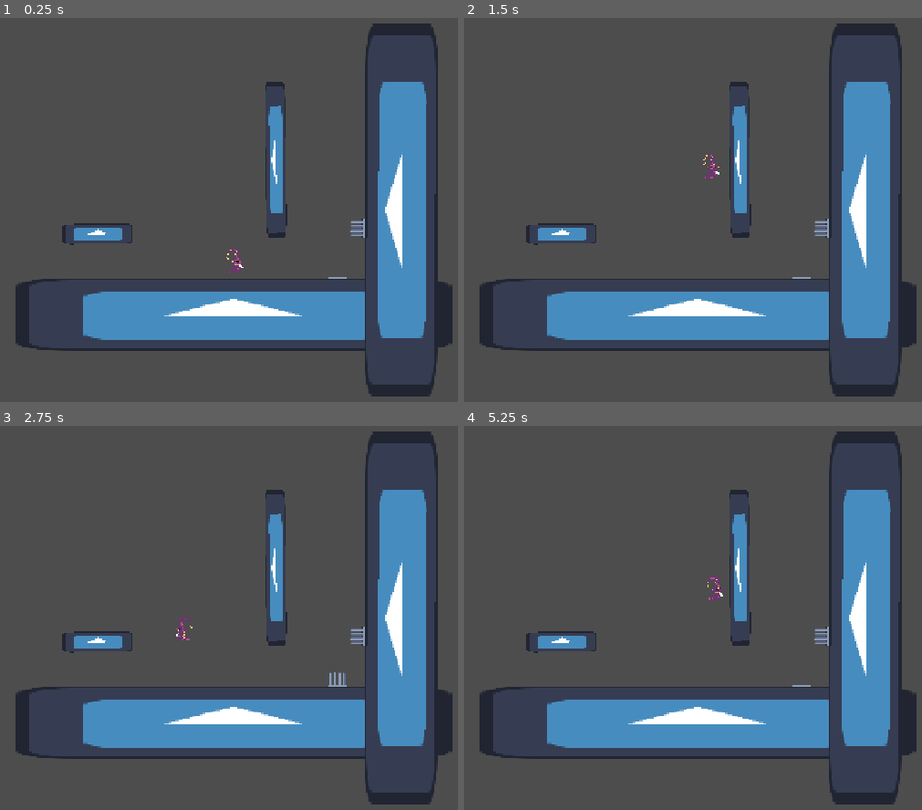
Above: before the commit, frames 1-4 (two rows, left to right).
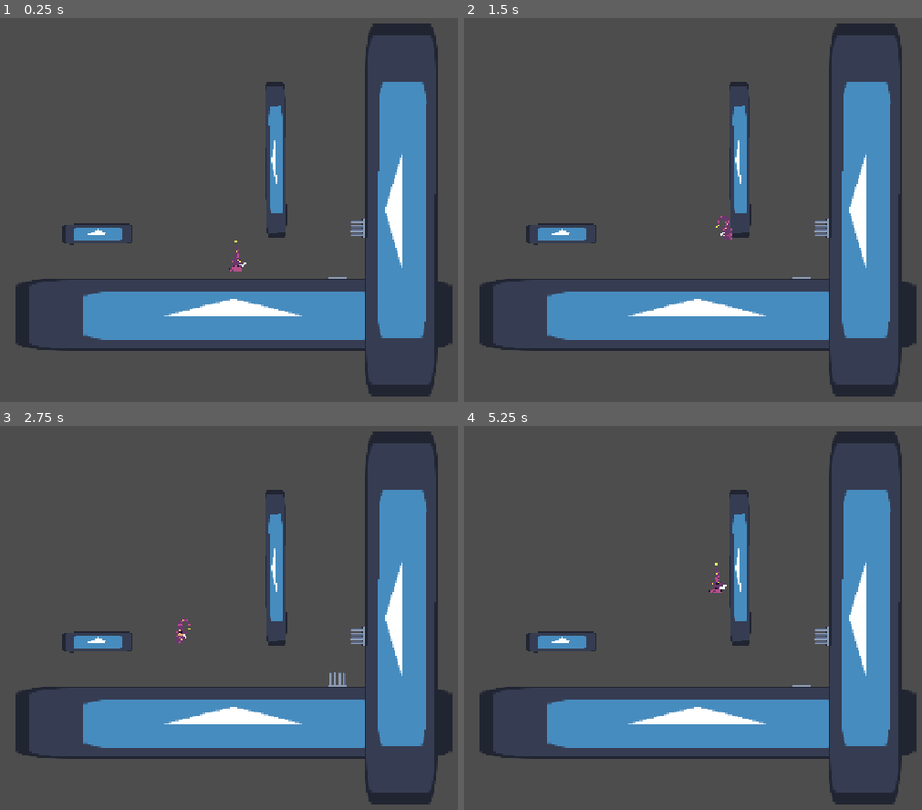
Above: after the commit, the same moments.

Repository: ADKeiber/WizardPlatformGame
Game: Godot game, scene res://scenes/levels/testlevel.tscn
Two runs of this game, one before a commit and one after it. Both use one fixed random seed, a clock stepped at 60 frames per second and the inputs below. The engine's default icon, where the game draws it, is replaced by a stand-in: a white triangle on a blue panel in a dark square.
Inputs (mouse positions are in pixels of both pictures, inside the frame that each line leads up to):
- Up to frame 1 (0.25 s): no input
- Up to frame 2 (1.5 s): move the mouse to (894, 194) at 0.52 s; hold D (move_right) from 0.53 s (still down); tap Space (jump) at 0.6, 0.77, 1.07 s; move the mouse to (587, 236) at 1.27 s; tap Mouse wheel down (Down-Scroll) at 1.35 s
- Up to frame 3 (2.75 s): tap Space (jump) at 1.52, 1.55, 1.82, 2.3 s; move the mouse to (343, 533) at 2.02 s; release D (move_right) at 2.03 s; hold A (move_left) from 2.03 s (still down); hold E (E-Key) from 2.03 s (still down)
- Up to frame 4 (5.25 s): move the mouse to (697, 706) at 2.77 s; release A (move_left) at 2.78 s; release E (E-Key) at 2.78 s; hold D (move_right) 2.78-4.28 s; click (697, 706) at 2.85 s; tap Space (jump) at 3.02, 3.05, 3.32, 3.77, 3.8, 4.07, 4.52, 4.55, 4.82 s; move the mouse to (outside the picture) at 3.52 s; hold Shift (L-Shift) 3.53-4.28 s; move the mouse to (514, 564) at 4.27 s; hold A (move_left) 4.28-5.03 s; tap Q (Q-Key) at 4.35 s; move the mouse to (770, 625) at 5.02 s; hold D (move_right) from 5.03 s (still down); tap Mouse wheel up (Up-Scroll) at 5.1 s

The runs differ from the first frame. In frame 1, 0.1% of the frame differs, in the area x 49-54%, y 57-67%; in frame 2, 0.2%, in the area x 52-59%, y 35-58%; in frame 3, 0.1%; in frame 4, 0.2%.

Commit message:
Wizard Animations added
Wizard animations added. Fixed some wall sliding logic.

Diff:
--- a/scenes/character/wizard.gd
+++ b/scenes/character/wizard.gd
@@ -8,15 +8,19 @@
 @export var down_gravity_factor: float = 1.5
 @export var wallslide_friction : int = 5
 @export var sticky : int = 15
-@export var wall_gravity_added : int = 30
+@export var wall_gravity_added : int = 50
 enum State {IDLE, WALK, JUMP, DOWN, WALLSLIDE}
+var last_state : State = State.IDLE
 var current_state : State = State.IDLE
 var jump_locked = false
 var last_wall = 0
+var current_wall : int
+var same_wall_jump : int = 0
+var current_wall_same : bool = false
 
 @onready var jump_buffer_timer : Timer = $JumpBufferTimer
 @onready var coyote_timer : Timer = $CoyoteTimer
-
+@onready var animation : AnimatedSprite2D = $AnimatedSprite2D
 
 
 
@@ -28,14 +32,22 @@
 func _physics_process(delta: float) -> void:
 	handle_input()
 	update_movement(delta)
+	move_and_slide()
+	if is_on_wall():
+		update_current_wall()
 	update_state()
-	update_animation()
+	if last_state != current_state:
+		update_animation()
+		last_state = current_state
 	floor_reset()
-	move_and_slide()
+
 
 func handle_input() -> void:
 	if Input.is_action_just_pressed("jump"):
 		jump_buffer_timer.start()
+		if current_wall_same == true:
+			gravity += wall_gravity_added
+			print(gravity)
 
 
 	var direction = Input.get_axis("move_left", "move_right")
@@ -70,10 +82,13 @@
 				current_state = State.DOWN
 			if is_on_wall():
 				current_state = State.WALLSLIDE
-		State.DOWN when is_on_floor():
-			if velocity.x == 0:
-				current_state = State.IDLE
-			else: current_state = State.WALK
+		State.DOWN:
+			if is_on_floor():
+				if velocity.x == 0:
+					current_state = State.IDLE
+				else: current_state = State.WALK
+			if is_on_wall():
+				current_state = State.WALLSLIDE
 
 
 func update_movement(delta : float) -> void:
@@ -84,15 +99,6 @@
 		coyote_timer.stop()
 
 	if (is_on_wall_only() or coyote_timer.time_left > 0) and jump_buffer_timer.time_left > 0:
-		var wall_normal := get_wall_normal()
-		var current_wall := int(sign(wall_normal.x))
-		if current_wall == last_wall or last_wall == 0:
-			gravity += wall_gravity_added
-			last_wall = current_wall
-		elif current_wall != last_wall:
-			gravity = 1500
-			sticky = 15
-			last_wall = current_wall
 		velocity.y = jump_speed
 		current_state = State.JUMP
 		jump_buffer_timer.stop()
@@ -116,12 +122,53 @@
 		velocity.y += gravity * down_gravity_factor * delta
 
 func update_animation() -> void:
-	if velocity.x > 0:
-		$Sprite2D.flip_h = false
-	if velocity.x < 0:
-		$Sprite2D.flip_h = true
-
+	if current_state == State.IDLE:
+			animation.play("idle")
+	elif current_state == State.WALK:
+		animation.play("walk")
+		if velocity.x > 0:
+			animation.flip_h = false
+		if velocity.x < 0:
+			animation.flip_h = true
+	elif  current_state == State.DOWN:
+		animation.play("fall")
+		if velocity.x > 0:
+			animation.flip_h = false
+		if velocity.x < 0:
+			animation.flip_h = true
+	elif  current_state == State.JUMP:
+		animation.play("jump")
+		if velocity.x > 0:
+			animation.flip_h = false
+		if velocity.x < 0:
+			animation.flip_h = true
+	elif  current_state == State.WALLSLIDE:
+		animation.play("wallslide")
+		var direction = Input.get_axis("move_right", "move_left")
+		if direction > 0:
+			animation.flip_h = false
+		if direction < 0:
+			animation.flip_h = true
 func floor_reset():
 	if is_on_floor():
 		gravity = 1500
 		sticky = 15
+		same_wall_jump = 0
+
+func update_current_wall() -> void:
+	if is_on_wall():
+		var wall_normal := get_wall_normal()
+		current_wall = int(sign(wall_normal.x))
+		if current_wall == last_wall:
+			current_wall_same = true
+			last_wall = current_wall
+			print(gravity)
+		elif current_wall != last_wall:
+			current_wall_same = false
+			gravity = 1500
+			sticky = 15
+			last_wall = current_wall
+			same_wall_jump = 0
+			print(gravity)
+	else:
+		current_wall = 0
--- a/scenes/character/wizard.tscn
+++ b/scenes/character/wizard.tscn
@@ -1,23 +1,133 @@
 [gd_scene format=3 uid="uid://c2drvg5n10vpi"]
 
 [ext_resource type="Script" uid="uid://xpjsch23trd0" path="res://scenes/character/wizard.gd" id="1_ct15x"]
-[ext_resource type="Texture2D" uid="uid://nxlgulxf568u" path="res://assets/art/wizard/Wizard.png" id="2_oixhv"]
+[ext_resource type="Texture2D" uid="uid://btibvpsxdto56" path="res://assets/art/wizard/Wizard-Idle.png" id="2_oixhv"]
+[ext_resource type="Texture2D" uid="uid://hxtypw7gch3o" path="res://assets/art/wizard/Wizard-Fall.png" id="2_w8aeg"]
+[ext_resource type="Texture2D" uid="uid://46uyojgs22yb" path="res://assets/art/wizard/Wizard-Walk.png" id="3_oixhv"]
+[ext_resource type="Texture2D" uid="uid://nxlgulxf568u" path="res://assets/art/wizard/Wizard.png" id="4_eriyo"]
+[ext_resource type="Texture2D" uid="uid://bf0mnn5j4ghut" path="res://assets/art/wizard/Wizard-WallSlide.png" id="6_ma2ac"]
 
 [sub_resource type="CapsuleShape2D" id="CapsuleShape2D_vgf6b"]
 radius = 9.0
-height = 26.0
+height = 24.0
+
+[sub_resource type="AtlasTexture" id="AtlasTexture_pby3c"]
+atlas = ExtResource("2_w8aeg")
+region = Rect2(0, 0, 64, 64)
+
+[sub_resource type="AtlasTexture" id="AtlasTexture_xmdjw"]
+atlas = ExtResource("2_w8aeg")
+region = Rect2(64, 0, 64, 64)
+
+[sub_resource type="AtlasTexture" id="AtlasTexture_j1who"]
+atlas = ExtResource("2_w8aeg")
+region = Rect2(128, 0, 64, 64)
+
+[sub_resource type="AtlasTexture" id="AtlasTexture_eriyo"]
+atlas = ExtResource("2_oixhv")
+region = Rect2(0, 0, 64, 64)
+
+[sub_resource type="AtlasTexture" id="AtlasTexture_ma2ac"]
+atlas = ExtResource("2_oixhv")
+region = Rect2(64, 0, 64, 64)
+
+[sub_resource type="AtlasTexture" id="AtlasTexture_qu5d6"]
+atlas = ExtResource("2_oixhv")
+region = Rect2(128, 0, 64, 64)
+
+[sub_resource type="AtlasTexture" id="AtlasTexture_sp8qq"]
+atlas = ExtResource("4_eriyo")
+region = Rect2(0, 0, 64, 64)
+
+[sub_resource type="AtlasTexture" id="AtlasTexture_4xqj6"]
+atlas = ExtResource("3_oixhv")
+region = Rect2(0, 0, 64, 64)
+
+[sub_resource type="AtlasTexture" id="AtlasTexture_jeow8"]
+atlas = ExtResource("3_oixhv")
+region = Rect2(64, 0, 64, 64)
+
+[sub_resource type="AtlasTexture" id="AtlasTexture_w8aeg"]
+atlas = ExtResource("3_oixhv")
+region = Rect2(128, 0, 64, 64)
+
+[sub_resource type="AtlasTexture" id="AtlasTexture_5wtck"]
+atlas = ExtResource("6_ma2ac")
+region = Rect2(0, 0, 64, 64)
+
+[sub_resource type="SpriteFrames" id="SpriteFrames_vgf6b"]
+animations = [{
+"frames": [{
+"duration": 1.0,
+"texture": SubResource("AtlasTexture_pby3c")
+}, {
+"duration": 1.0,
+"texture": SubResource("AtlasTexture_xmdjw")
+}, {
+"duration": 1.0,
+"texture": SubResource("AtlasTexture_j1who")
+}],
+"loop": 2,
+"name": &"fall",
+"speed": 5.0
+}, {
+"frames": [{
+"duration": 1.0,
+"texture": SubResource("AtlasTexture_eriyo")
+}, {
+"duration": 1.0,
+"texture": SubResource("AtlasTexture_ma2ac")
+}, {
+"duration": 1.0,
+"texture": SubResource("AtlasTexture_qu5d6")
+}],
+"loop": 2,
+"name": &"idle",
+"speed": 5.0
+}, {
+"frames": [{
+"duration": 1.0,
+"texture": SubResource("AtlasTexture_sp8qq")
+}],
+"loop": 1,
+"name": &"jump",
+"speed": 5.0
+}, {
+"frames": [{
+"duration": 1.0,
+"texture": SubResource("AtlasTexture_4xqj6")
+}, {
+"duration": 1.0,
+"texture": SubResource("AtlasTexture_jeow8")
+}, {
+"duration": 1.0,
+"texture": SubResource("AtlasTexture_w8aeg")
+}],
+"loop": 2,
+"name": &"walk",
+"speed": 9.0
+}, {
+"frames": [{
+"duration": 1.0,
+"texture": SubResource("AtlasTexture_5wtck")
+}],
+"loop": 1,
+"name": &"wallslide",
+"speed": 5.0
+}]
 
 [node name="Wizard" type="CharacterBody2D" unique_id=3259477]
 collision_mask = 2
 script = ExtResource("1_ct15x")
 
 [node name="CollisionShape2D" type="CollisionShape2D" parent="." unique_id=1003744036]
+position = Vector2(0, -1)
 shape = SubResource("CapsuleShape2D_vgf6b")
 
-[node name="Sprite2D" type="Sprite2D" parent="." unique_id=430193613]
-position = Vector2(34, 2)
-texture = ExtResource("2_oixhv")
-offset = Vector2(-33, -14)
+[node name="AnimatedSprite2D" type="AnimatedSprite2D" parent="." unique_id=1666762721]
+position = Vector2(1, -13)
+sprite_frames = SubResource("SpriteFrames_vgf6b")
+animation = &"fall"
 
 [node name="JumpBufferTimer" type="Timer" parent="." unique_id=877103710]
 wait_time = 0.1
Binary file added: assets/art/wizard/Wizard-Fall.png
Not shown, added: assets/art/wizard/Wizard-Fall.png.import
Binary file added: assets/art/wizard/Wizard-Idle.png
Not shown, added: assets/art/wizard/Wizard-Idle.png.import
Binary file added: assets/art/wizard/Wizard-Walk.png
Not shown, added: assets/art/wizard/Wizard-Walk.png.import
Binary file added: assets/art/wizard/Wizard-WallSlide.png
Not shown, added: assets/art/wizard/Wizard-WallSlide.png.import
